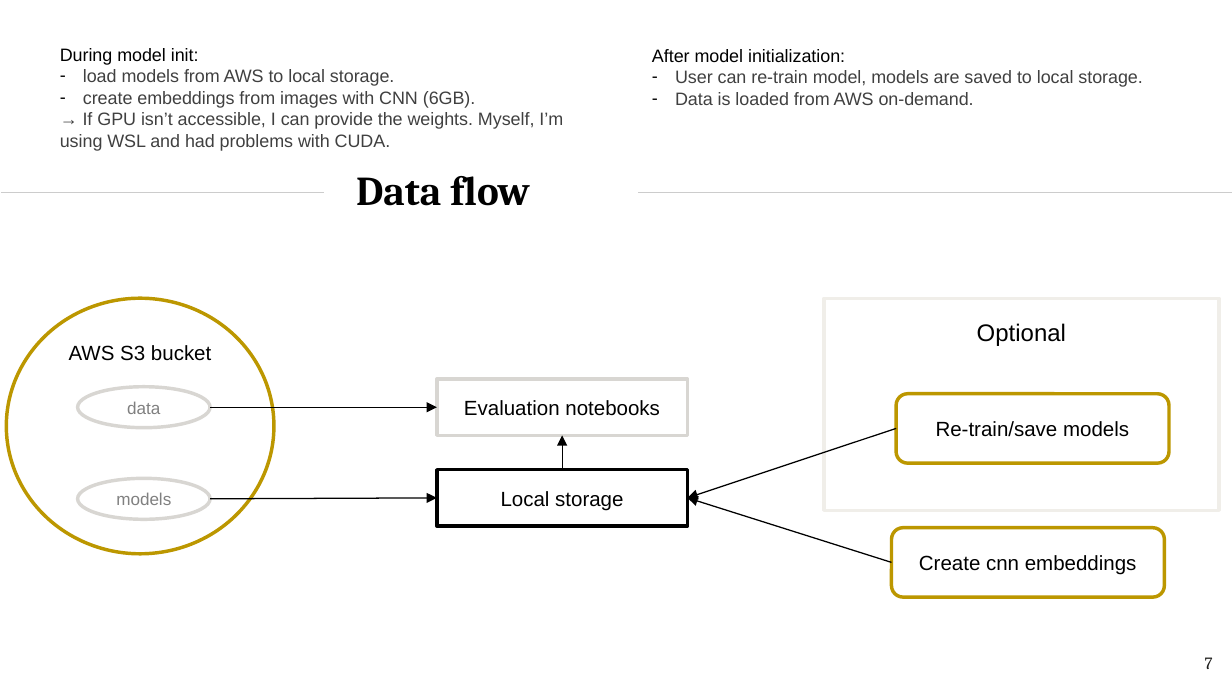
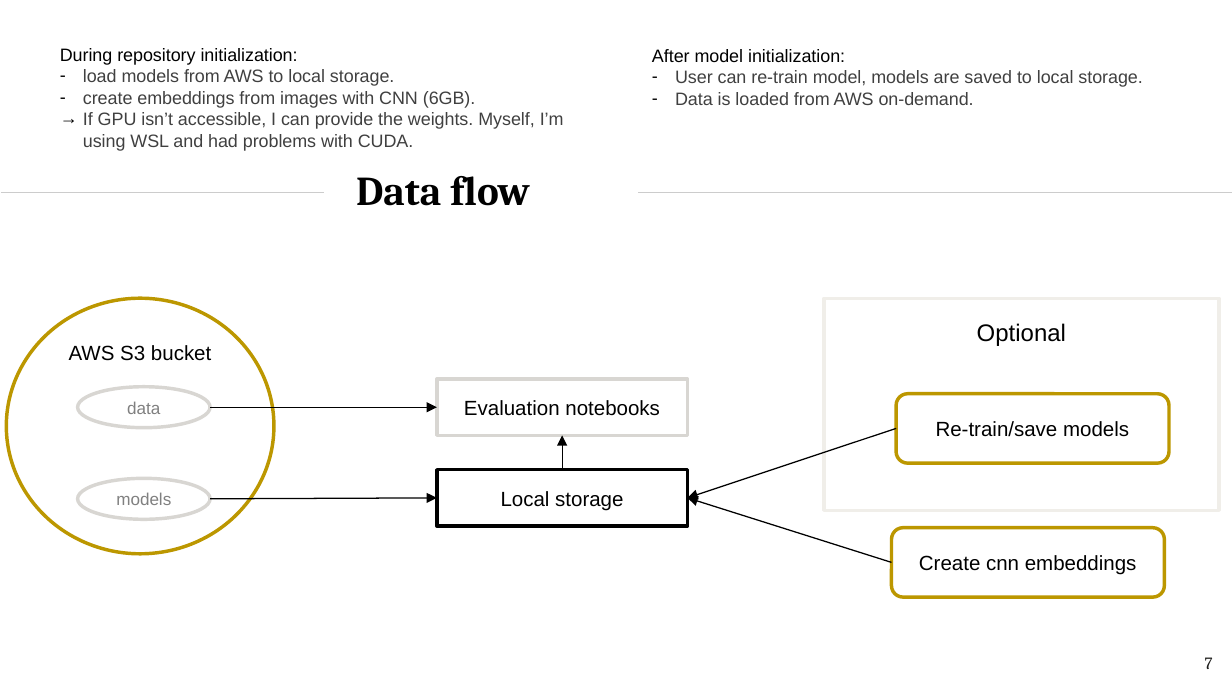
Before and after one commit to TeemuSo/Loop-Q-prize, a slide deck: slide 7 of reports/Sormunen, Teemu_Overview.pptx. Drawn at 1232x693 pixels with LibreOffice and Linux fonts; fonts in the diff are those of the drawing. Boxes give left, top, right and bottom in pixels: in the first picture for what was removed or moved away, otherwise in the second. Text is boxed around its words. In the diff, an @@ line names an element or a change of style, - is before the commit and + after.

```diff
--- a/reports/Sormunen, Teemu_Overview.pptx
+++ b/reports/Sormunen, Teemu_Overview.pptx
@@ text at box(60, 48, 298, 65): text changed @@
-During model init:
+During repository initialization:
@@ text at box(83, 112, 564, 151): text changed @@
-→ If GPU isn’t accessible, I can provide the weights. Myself, I’m using WSL and had problems with CUDA.
+→ If GPU isn’t accessible, I can provide the weights. Myself, I’m using WSL and had problems with CUDA.
```
Also in this commit, not shown: 9 other slides changed, 1 slide added, 1 other file.
